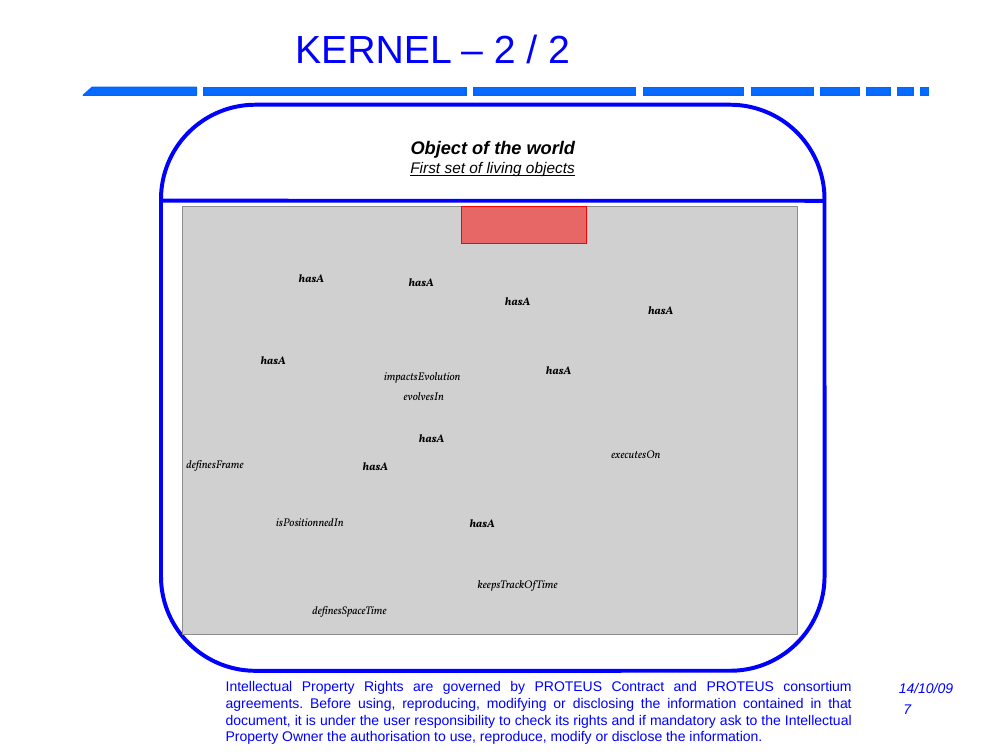
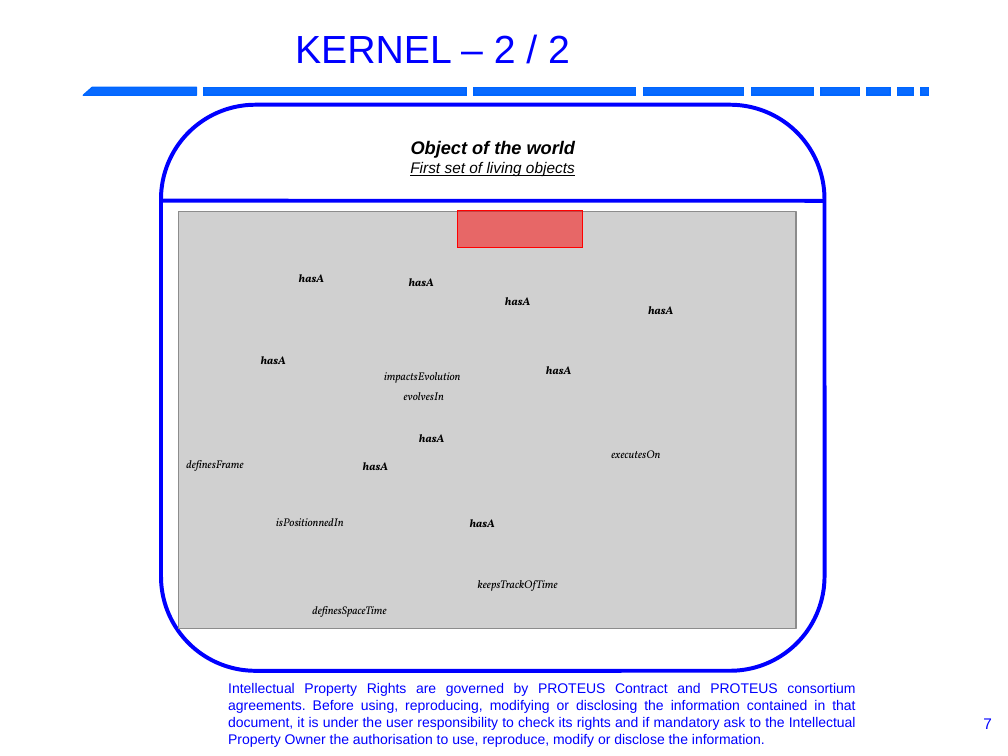
Before and after one commit to RobotML/RobotML, a slide deck: slide 7 of Ontologies/ORA/Meetings/20131103-IROS-Tokyo/R4.1.6-P5.9-ARoboticOntology.odp. Drawn at 1008x756 pixels with LibreOffice and Linux fonts; fonts in the diff are those of the drawing; grey boxes stand for pictures; background and template pictures are left out. Boxes give left, top, right and bottom in pixels: in the first picture for what was removed or moved away, otherwise in the second. Text is boxed around its words. In the diff, an @@ line names an element or a change of style, - is before the commit and + after.

Commit message:
work session to adapt presentation to mac before presentation addition of pdf file for safety

```diff
--- a/Ontologies/ORA/Meetings/20131103-IROS-Tokyo/R4.1.6-P5.9-ARoboticOntology.odp
+++ b/Ontologies/ORA/Meetings/20131103-IROS-Tokyo/R4.1.6-P5.9-ARoboticOntology.odp
@@ picture: place and size @@
-picture at [182,207,797,634]
+picture at [178,212,795,629]
@@ rectangle: place and size @@
-rectangle at [461,207,586,244]
+rectangle at [458,211,583,248]
@@ text "Intellectual Property Rights are governed ...": place and size @@
-text "Intellectual Property Rights are governed ..." at [226,681,852,744]
+text "Intellectual Property Rights are governed ..." at [228,683,856,747]
@@ text removed at [899,683,953,693] @@
-14/10/09
@@ page number removed at [903,704,911,714] @@
-7
@@ page number added at [983,718,992,729], 11 pt, text #0000FF @@
+7
```
Also in this commit, not shown: 9 other slides changed, 16 slides removed, 1 other file.
